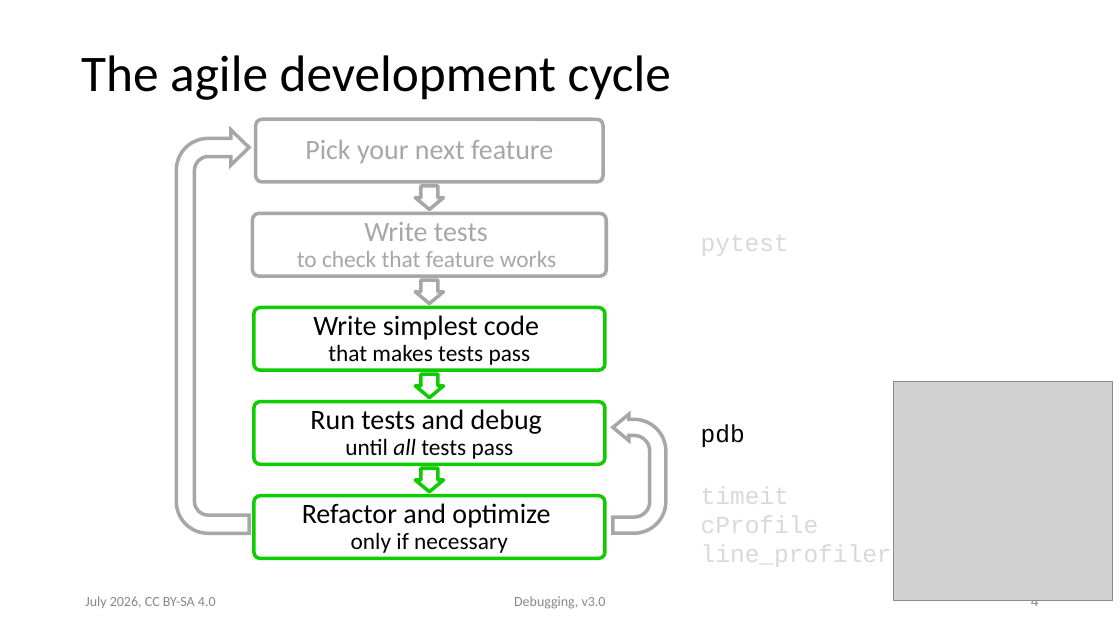
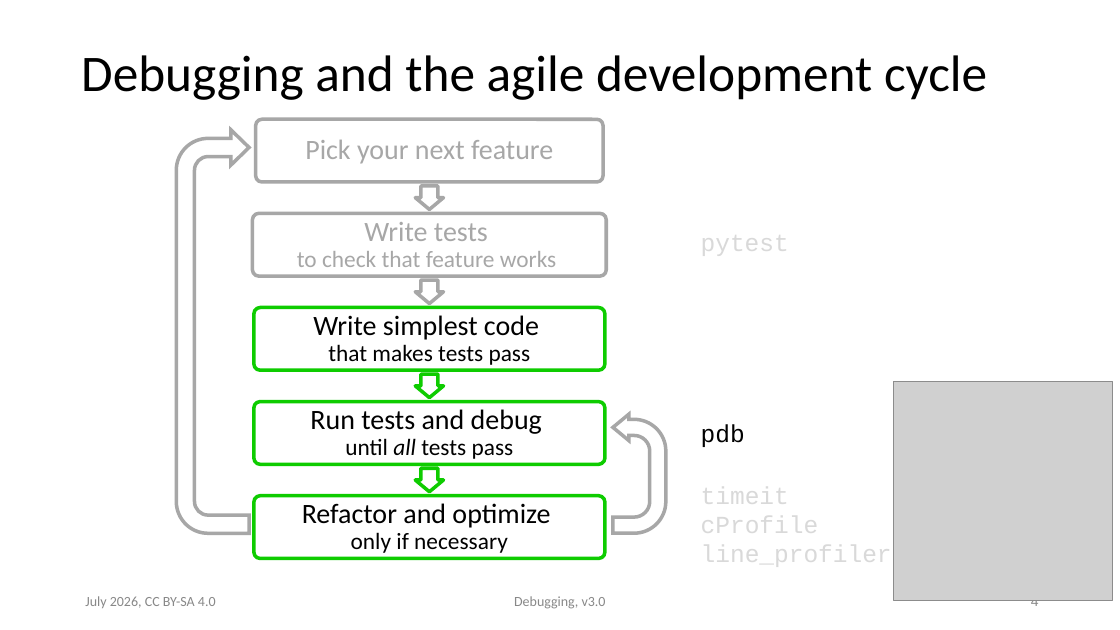
Before and after one commit to ASPP/testing_debugging_profiling, a slide deck: slide 4 of debugging.pptx. Drawn at 1120x630 pixels with LibreOffice and Linux fonts; fonts in the diff are those of the drawing; grey boxes stand for pictures. Boxes give left, top, right and bottom in pixels: in the first picture for what was removed or moved away, otherwise in the second. Text is boxed around its words. In the diff, an @@ line names an element or a change of style, - is before the commit and + after.

Commit message:
Debugging slides iteration (simplify)

```diff
--- a/debugging.pptx
+++ b/debugging.pptx
@@ title at box(81, 55, 987, 100): text changed @@
-The agile development cycle
+Debugging and the agile development cycle
```
Also in this commit, not shown: 5 other slides changed, 1 other file.
